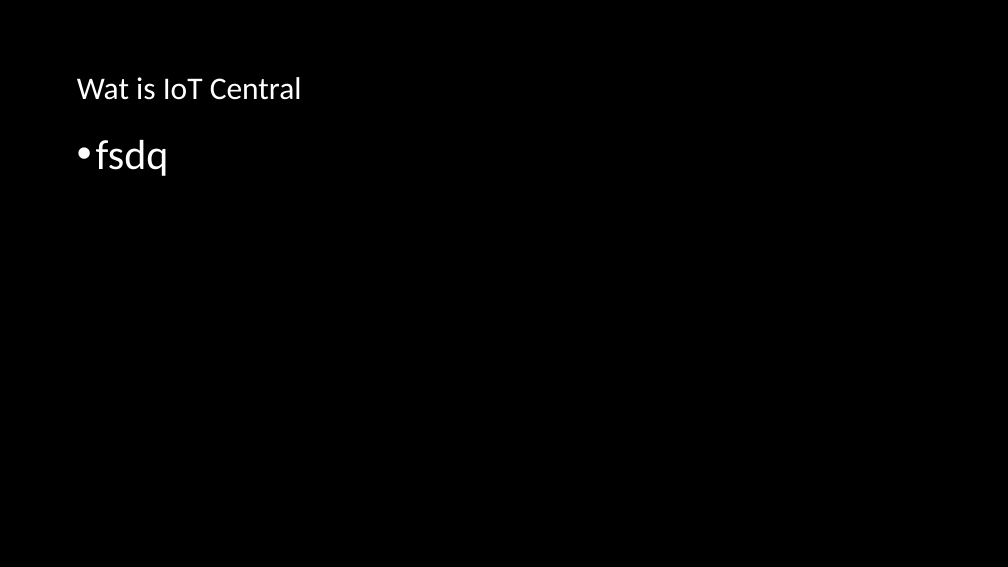
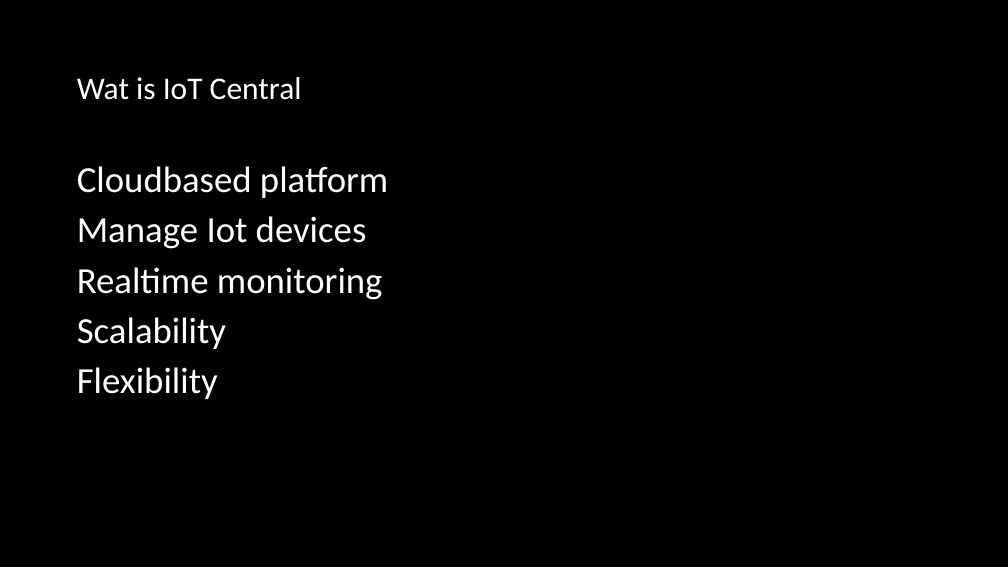
Before and after one commit to thomasgodon/DevCruiseTalk2023, a slide deck: slide 3 of .ppt/Azure Iot Central.pptx. Drawn at 1008x567 pixels with LibreOffice and Linux fonts; fonts in the diff are those of the drawing. Boxes give left, top, right and bottom in pixels: in the first picture for what was removed or moved away, otherwise in the second. Text is boxed around its words. In the diff, an @@ line names an element or a change of style, - is before the commit and + after.

```diff
--- a/.ppt/Azure Iot Central.pptx
+++ b/.ppt/Azure Iot Central.pptx
@@ text at [77, 166, 388, 399]: text changed; size 40 to 35 pt @@
-• fsdq
+Cloudbased platform
+Manage Iot devices
+Realtime monitoring
+Scalability
+Flexibility
```
Also in this commit, not shown: 1 other slide changed, 3 slides added, 9 slides removed.
